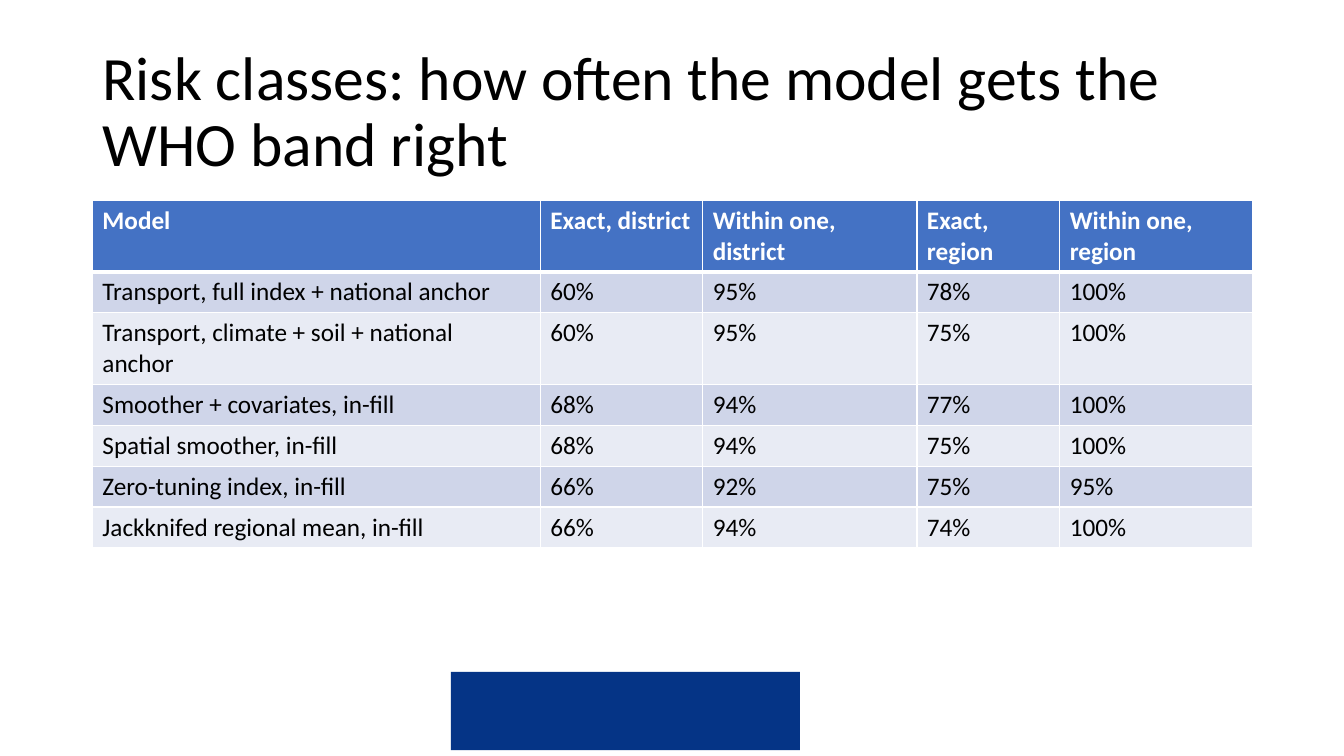
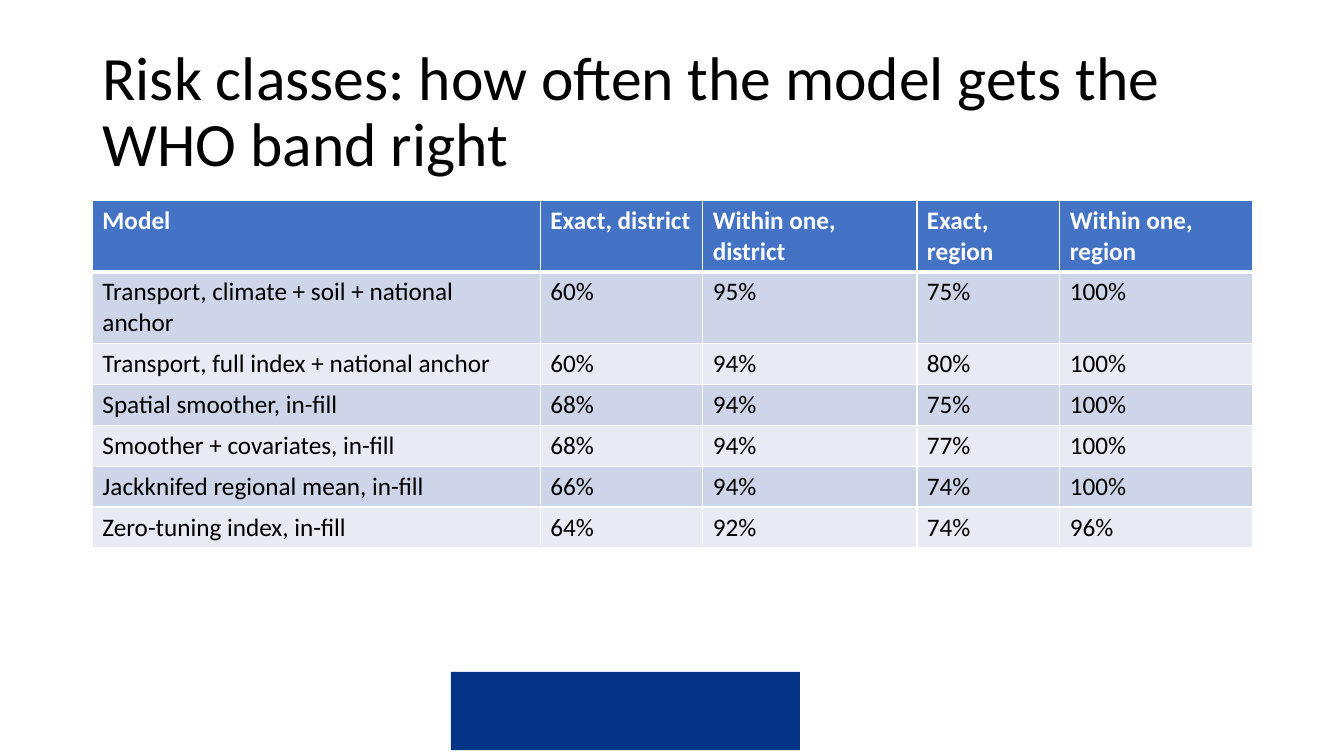
Before and after one commit to amertens/mn-prediction, a slide deck: slide 33 of docs/slides/MN-proxy-Ghana-presentation-2026-09.pptx. Drawn at 1344x756 pixels with LibreOffice and Linux fonts; fonts in the diff are those of the drawing; background and template pictures are left out. Boxes give left, top, right and bottom in pixels: in the first picture for what was removed or moved away, otherwise in the second. Text is boxed around its words. In the diff, an @@ line names an element or a change of style, - is before the commit and + after.

```diff
--- a/docs/slides/MN-proxy-Ghana-presentation-2026-09.pptx
+++ b/docs/slides/MN-proxy-Ghana-presentation-2026-09.pptx
@@ table at box(93, 201, 1253, 680) @@
-row 2: Transport, full index + national anchor | 60% | 95% | 78% | 100%
+row 3: Transport, full index + national anchor | 60% | 94% | 80% | 100%
+row 4: Spatial smoother, in-fill | 68% | 94% | 75% | 100%
-row 5: Spatial smoother, in-fill | 68% | 94% | 75% | 100%
-row 6: Zero-tuning index, in-fill | 66% | 92% | 75% | 95%
+row 7: Zero-tuning index, in-fill | 64% | 92% | 74% | 96%
```
Also in this commit, not shown: 9 other slides changed, 40 other files.
